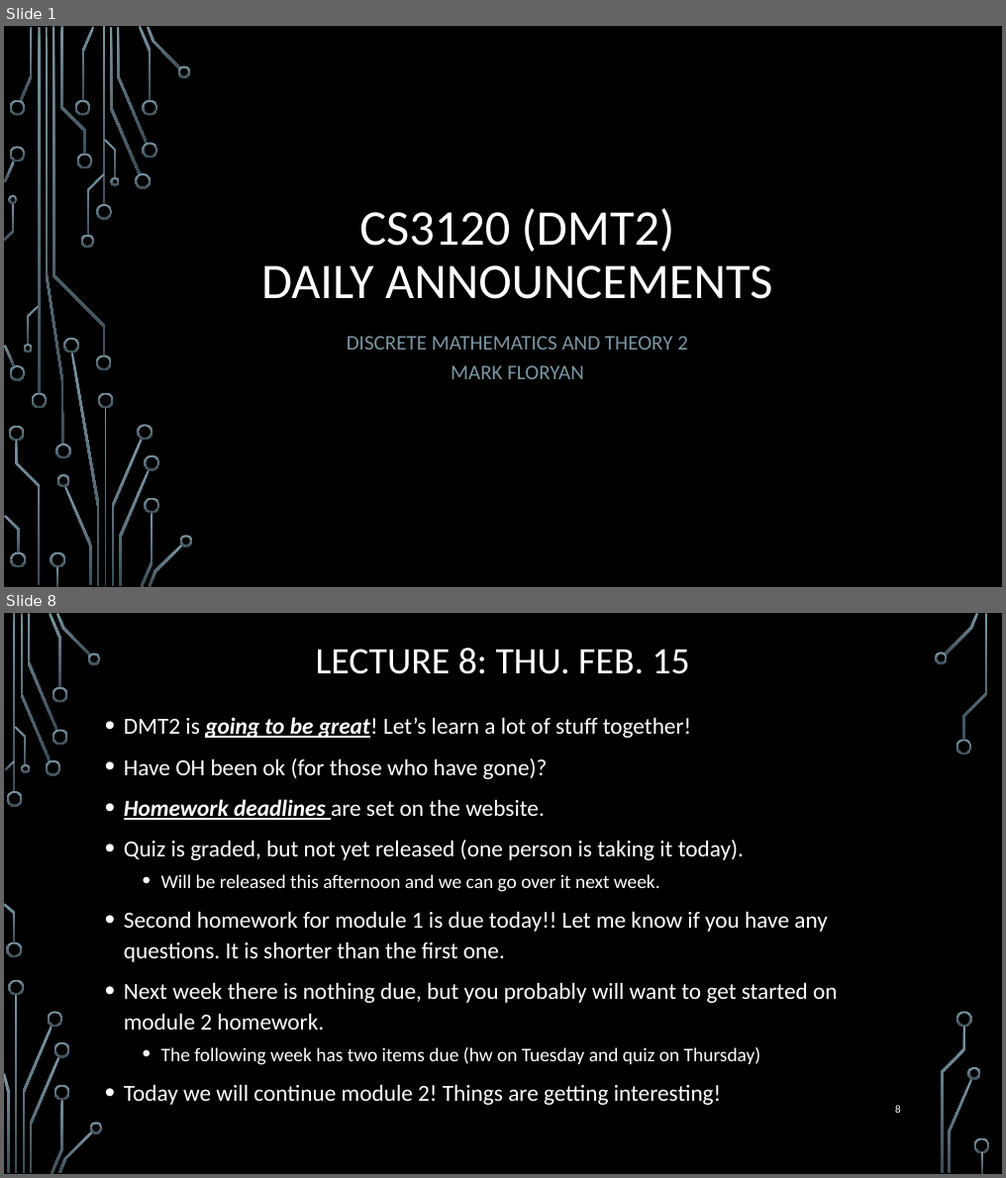
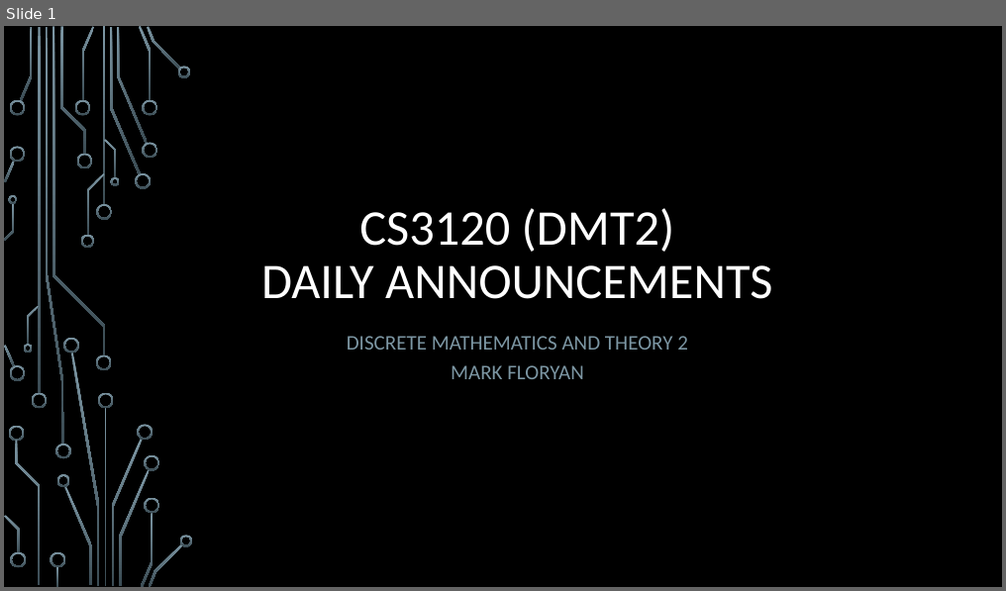
Before and after one commit to markfloryan/dmt2, a slide deck: slides/00-DailyAnnouncements.pptx. Shown one above the other, each under a label of ours: slides 1 and 8 before the commit, slide 1 after it; the slides between them are not shown. The pictures are 1006x1178 and 1006x591 pixels, drawn with LibreOffice and Linux fonts; fonts in the diff are those of the drawing; background and template pictures are left out. Boxes give left, top, right and bottom in pixels: in the first picture for what was removed or moved away, otherwise in the second. Text is boxed around its words. In the diff, an @@ line names an element or a change of style, - is before the commit and + after.

```diff
--- a/slides/00-DailyAnnouncements.pptx
+++ b/slides/00-DailyAnnouncements.pptx
@@ slide 8 removed at [4,613,1002,1174], background picture (left out) @@
@@ title removed at [316,648,690,674] @@
-LECTURE 8: THU. FEB. 15
@@ text removed at [124,717,838,1105] @@
-• DMT2 is going to be great! Let’s learn a lot of stuff together!
-• Have OH been ok (for those who have gone)?
-• Homework deadlines are set on the website.
-• Quiz is graded, but not yet released (one person is taking it today).
-  • Will be released this afternoon and we can go over it next week.
-• Second homework for module 1 is due today!! Let me know if you have any questions. It is shorter than the first one.
-• Next week there is nothing due, but you probably will want to get started on module 2 homework.
-  • The following week has two items due (hw on Tuesday and quiz on Thursday)
-• Today we will continue module 2! Things are getting interesting!
@@ page number removed at [895,1105,901,1113] @@
-8
@@ group removed at [4,613,990,1174]: 33 freeform shapes, 3 rectangles @@
```
Also in this commit, not shown: 1 slide changed, 20 other slides removed, 3 other files.
